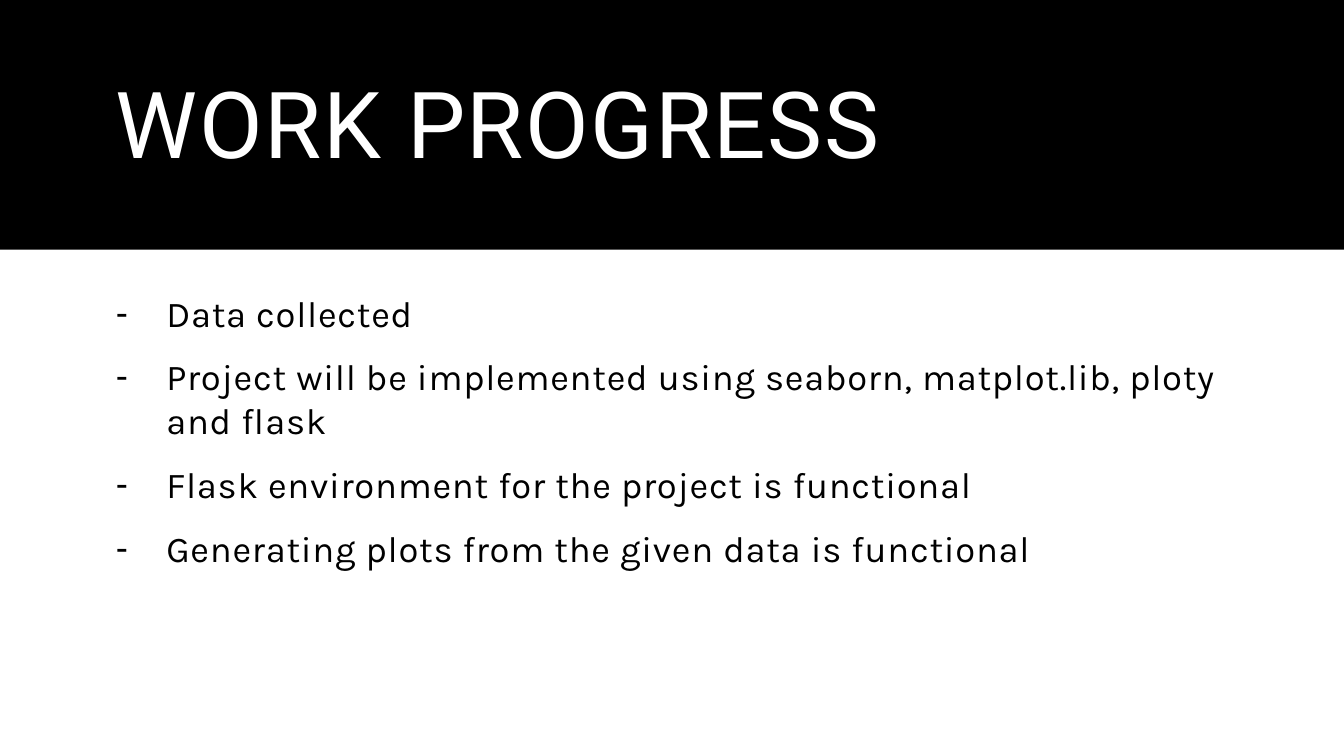
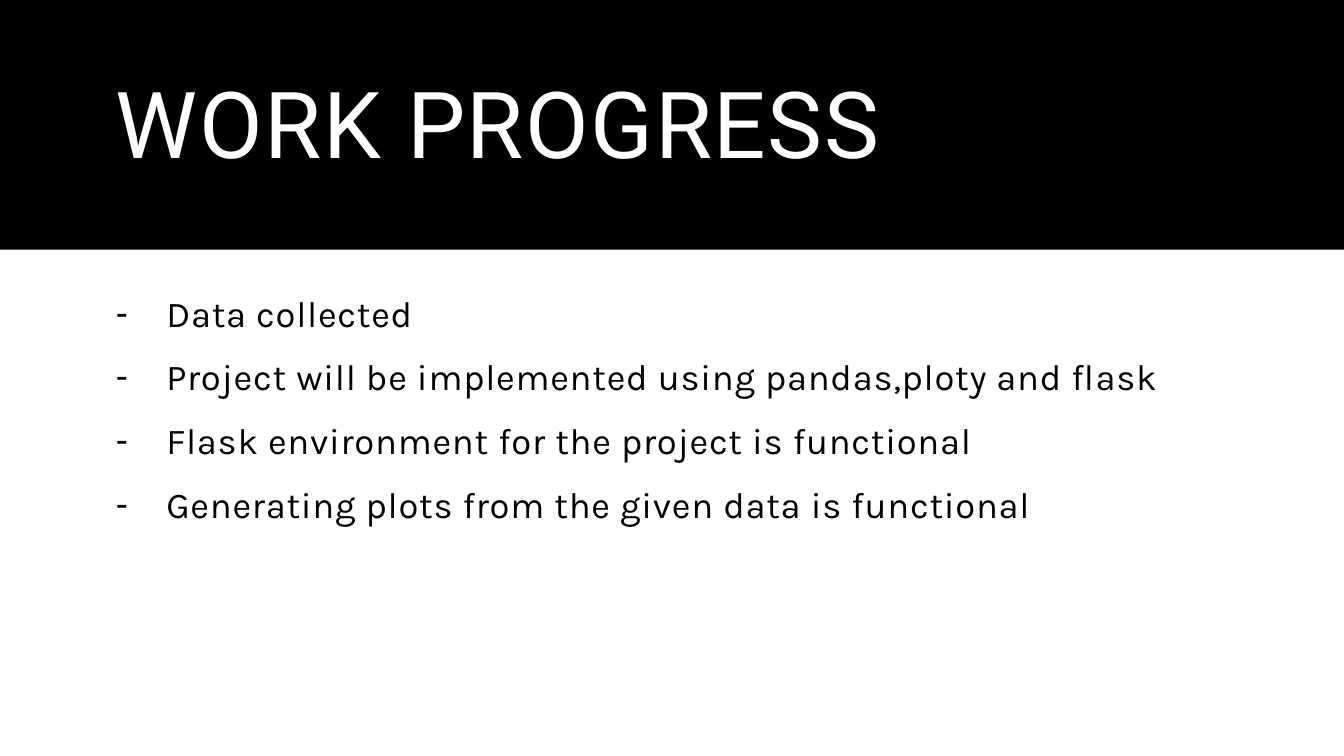
Before and after one commit to dev2010030040/Human-Resource-Analysis-with-Python, a slide deck: slide 7 of presentations/Review 2.pptx. Drawn at 1344x756 pixels with LibreOffice and Linux fonts; fonts in the diff are those of the drawing. Boxes give left, top, right and bottom in pixels: in the first picture for what was removed or moved away, otherwise in the second. Text is boxed around its words. In the diff, an @@ line names an element or a change of style, - is before the commit and + after.

```diff
--- a/presentations/Review 2.pptx
+++ b/presentations/Review 2.pptx
@@ text at [166, 365, 1156, 399]: text changed @@
-– Project will be implemented using seaborn, matplot.lib, ploty and flask
+– Project will be implemented using pandas,ploty and flask
```
Also in this commit, not shown: 1 other slide changed.
